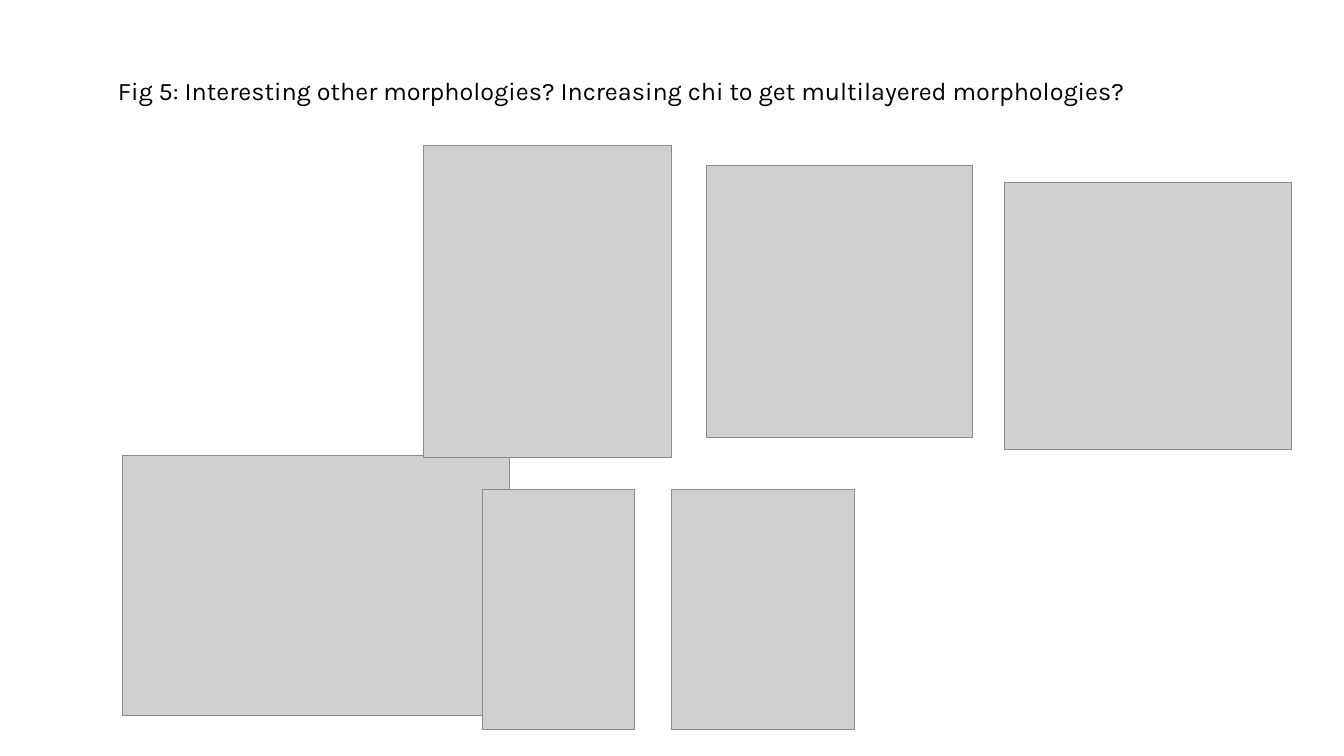
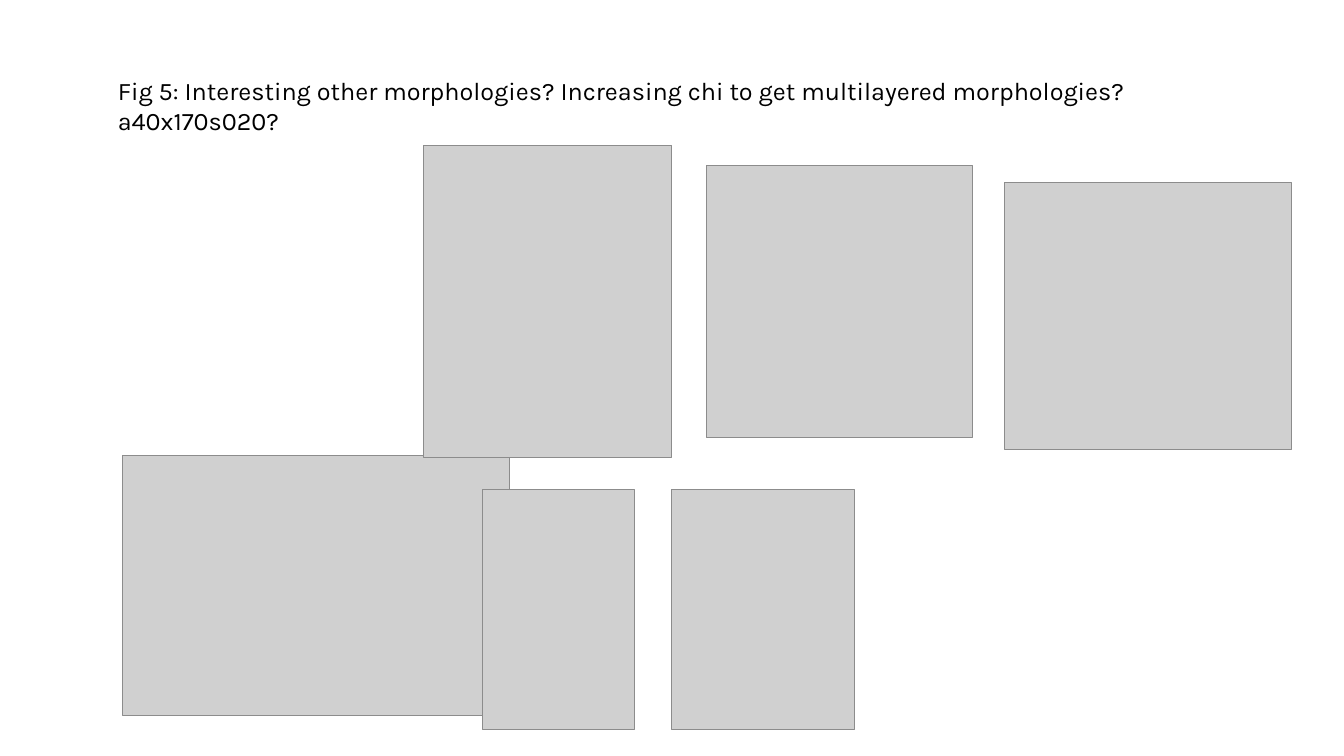
Before and after one commit to tyokokur/presentations, a slide deck: slide 8 of SYSG3_paper.pptx. Drawn at 1344x756 pixels with LibreOffice and Linux fonts; fonts in the diff are those of the drawing; grey boxes stand for pictures. Boxes give left, top, right and bottom in pixels: in the first picture for what was removed or moved away, otherwise in the second. Text is boxed around its words. In the diff, an @@ line names an element or a change of style, - is before the commit and + after.

Commit message:
autocommit

```diff
--- a/SYSG3_paper.pptx
+++ b/SYSG3_paper.pptx
@@ text at [118, 82, 1124, 131]: text changed @@
-Fig 5: Interesting other morphologies? Increasing chi to get multilayered morphologies?
+Fig 5: Interesting other morphologies? Increasing chi to get multilayered morphologies? a40x170s020?
```
